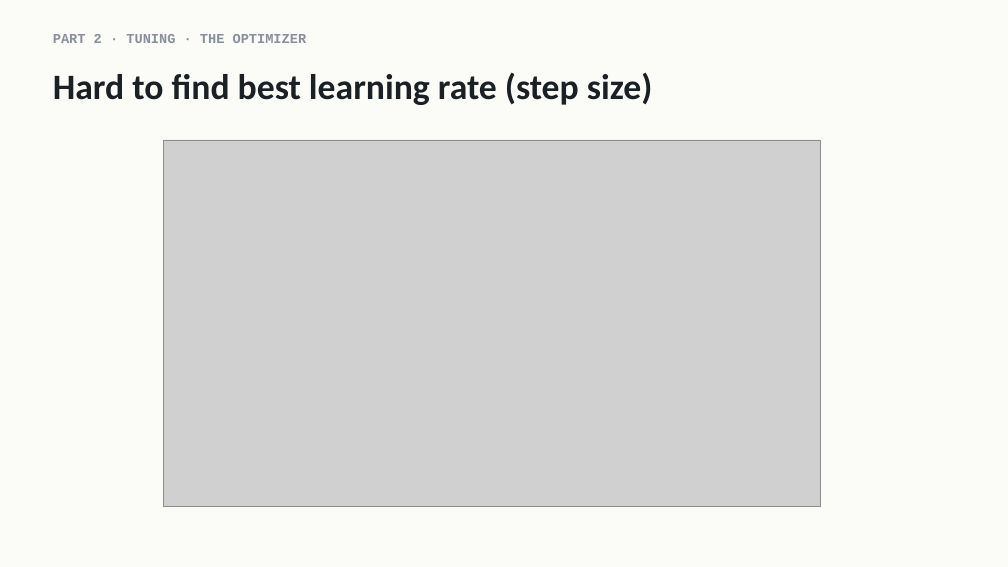
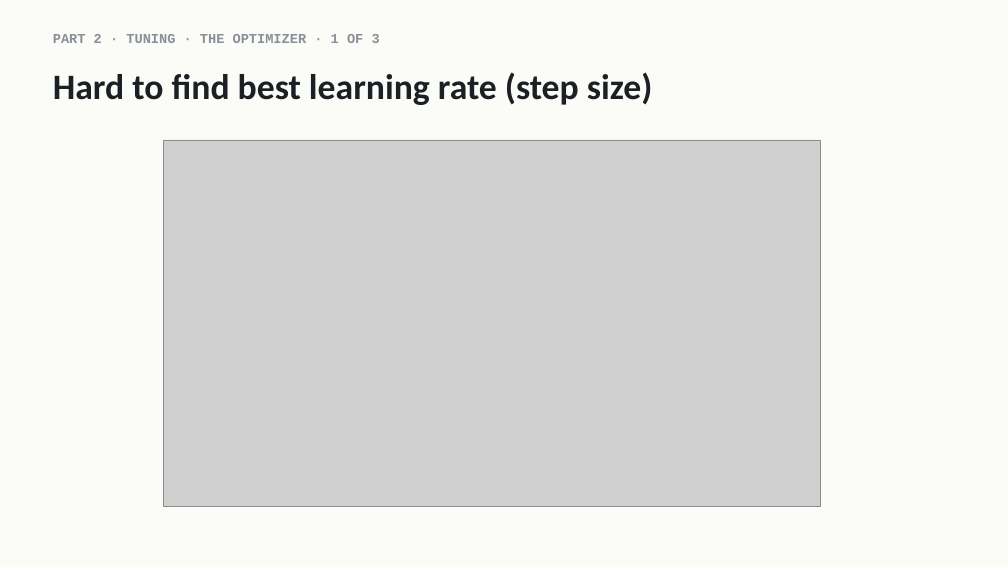
Before and after one commit to indigobio/msacl_dl_course, a slide deck: slide 14 of slides/pptx/lecture04_training_practice.pptx. Drawn at 1008x567 pixels with LibreOffice and Linux fonts; fonts in the diff are those of the drawing; grey boxes stand for pictures. Boxes give left, top, right and bottom in pixels: in the first picture for what was removed or moved away, otherwise in the second. Text is boxed around its words. In the diff, an @@ line names an element or a change of style, - is before the commit and + after.

```diff
--- a/slides/pptx/lecture04_training_practice.pptx
+++ b/slides/pptx/lecture04_training_practice.pptx
@@ text at (53,34,380,43): text changed @@
-PART 2 · TUNING · THE OPTIMIZER
+PART 2 · TUNING · THE OPTIMIZER · 1 OF 3
```
Also in this commit, not shown: 4 other slides changed, 5 other files.
